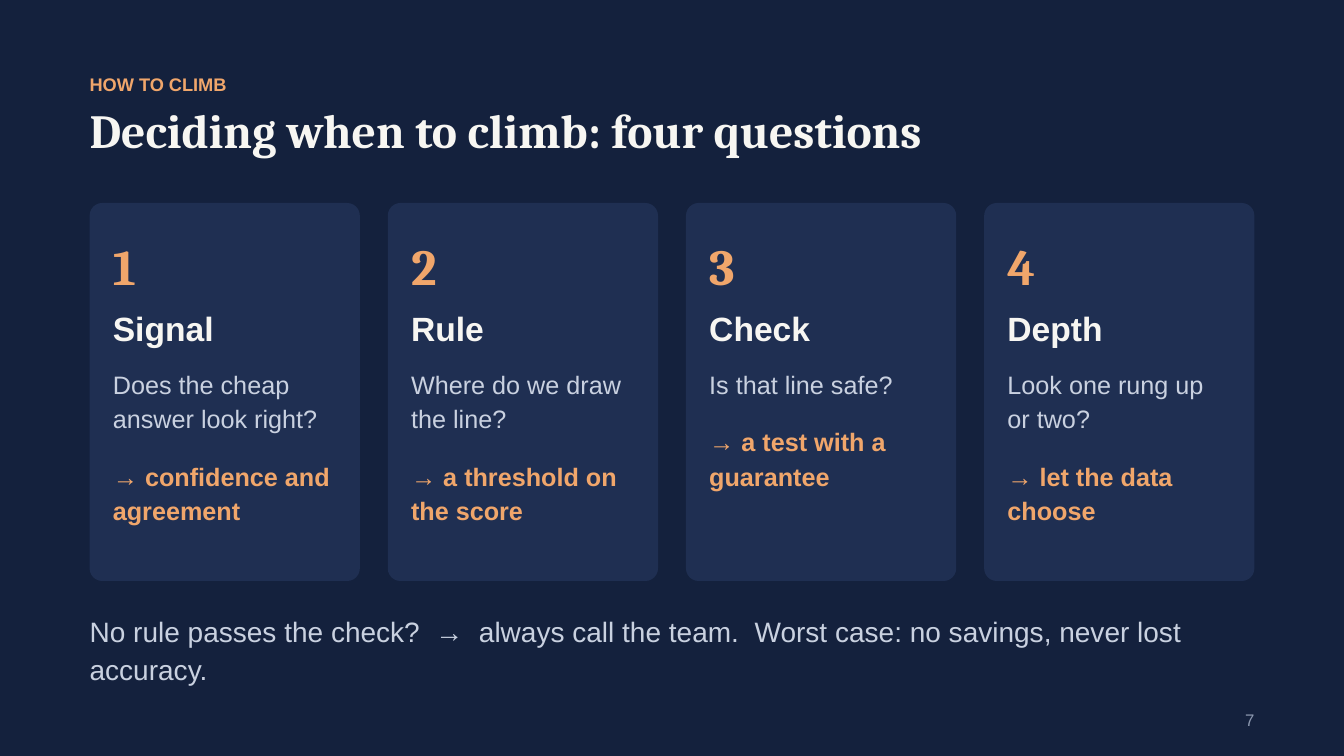
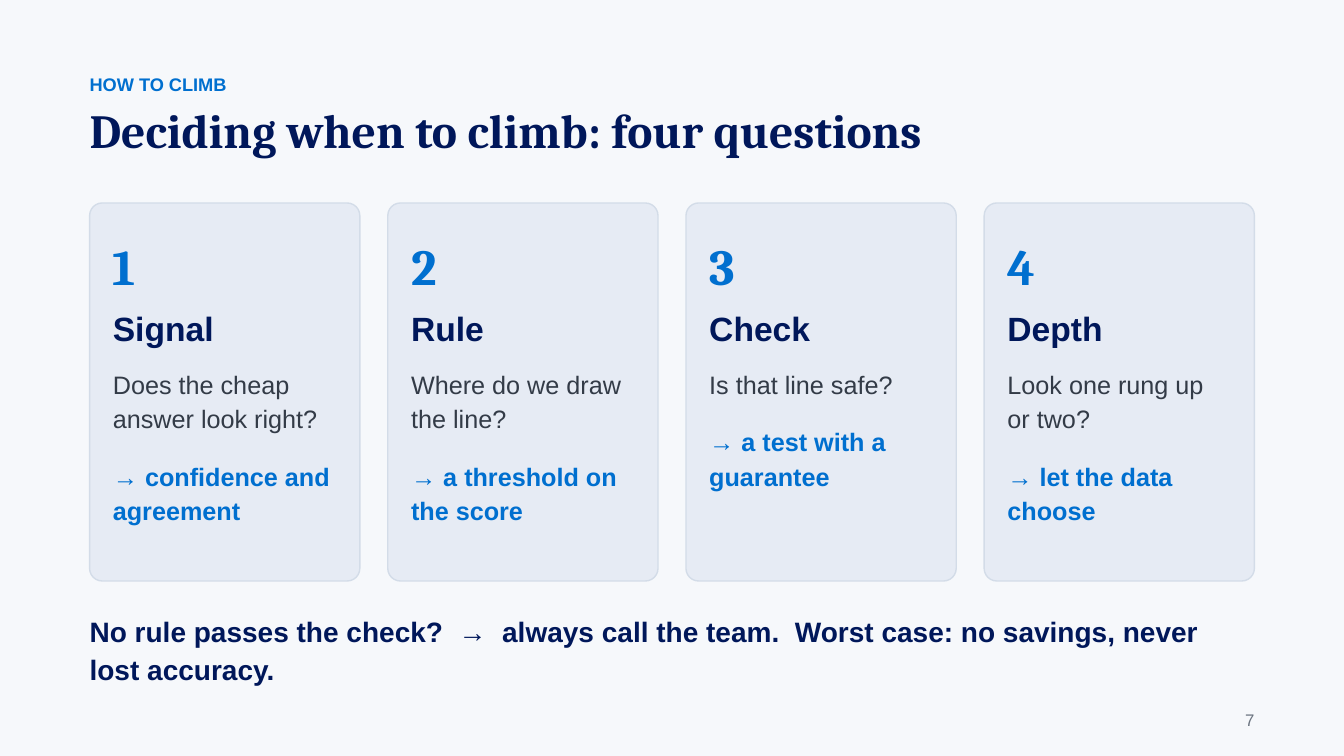
Before and after one commit to gaoj21/tokenbank, a slide deck: slide 7 of slides/CLIMB_talk.pptx. Drawn at 1344x756 pixels with LibreOffice and Linux fonts; fonts in the diff are those of the drawing. Boxes give left, top, right and bottom in pixels: in the first picture for what was removed or moved away, otherwise in the second. Text is boxed around its words. In the diff, an @@ line names an element or a change of style, - is before the commit and + after.

```diff
--- a/slides/CLIMB_talk.pptx
+++ b/slides/CLIMB_talk.pptx
@@ background #14213D to #F6F8FB @@
@@ text "HOW TO CLIMB" at box(90, 78, 227, 91): text colour #F0A66B to #006FCF @@
@@ text "Deciding when to climb: four ..." at box(90, 114, 922, 158): text colour #F7F6F2 to #00175A @@
@@ rounded rectangle "1" at box(90, 203, 360, 581): text colour #F0A66B to #006FCF in "1", "→ confidence and agreement"; text colour #F7F6F2 to #00175A in "Signal"; text colour #C9D1E0 to #333B47 in "Does the cheap answer look right?"; fill #1F2F52 to #E6EBF4; outline none to #D3DCE8 1 pt @@
@@ rounded rectangle "2" at box(388, 203, 658, 581): text colour #F0A66B to #006FCF in "2", "→ a threshold on the score"; text colour #F7F6F2 to #00175A in "Rule"; text colour #C9D1E0 to #333B47 in "Where do we draw the line?"; fill #1F2F52 to #E6EBF4; outline none to #D3DCE8 1 pt @@
@@ rounded rectangle "3" at box(687, 203, 957, 581): text colour #F0A66B to #006FCF in "3", "→ a test with a guarantee"; text colour #F7F6F2 to #00175A in "Check"; text colour #C9D1E0 to #333B47 in "Is that line safe?"; fill #1F2F52 to #E6EBF4; outline none to #D3DCE8 1 pt @@
@@ rounded rectangle "4" at box(984, 203, 1254, 581): text colour #F0A66B to #006FCF in "4", "→ let the data choose"; text colour #F7F6F2 to #00175A in "Depth"; text colour #C9D1E0 to #333B47 in "Look one rung up or two?"; fill #1F2F52 to #E6EBF4; outline none to #D3DCE8 1 pt @@
@@ text "No rule passes the check? ..." at box(90, 621, 1198, 685): text colour #C9D1E0 to #00175A, bold on @@
@@ text "7" at box(1245, 714, 1254, 726): text colour #8B97AE to #6B7480 @@
```
Also in this commit, not shown: 19 other slides changed, 2 slides added, 17 other files.
